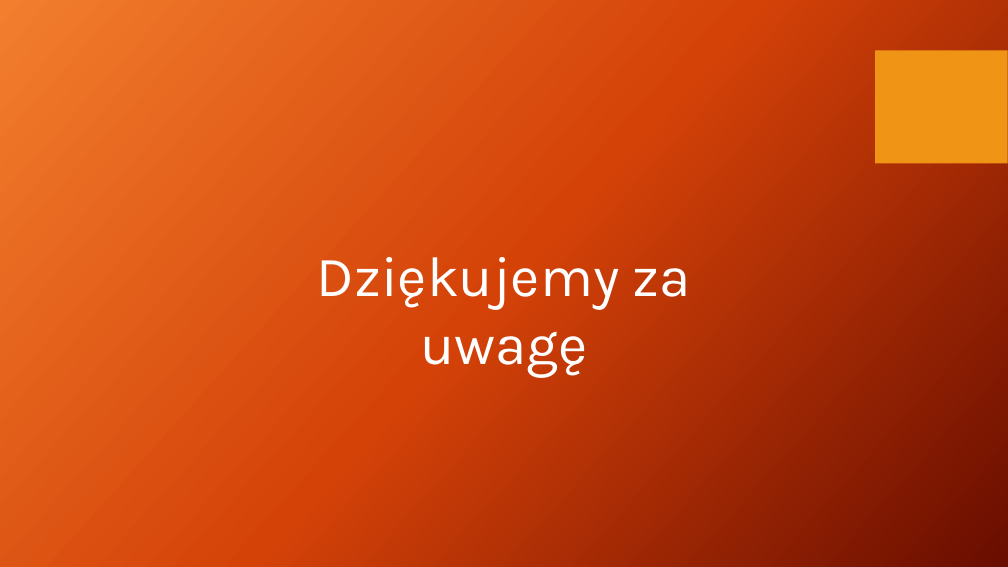
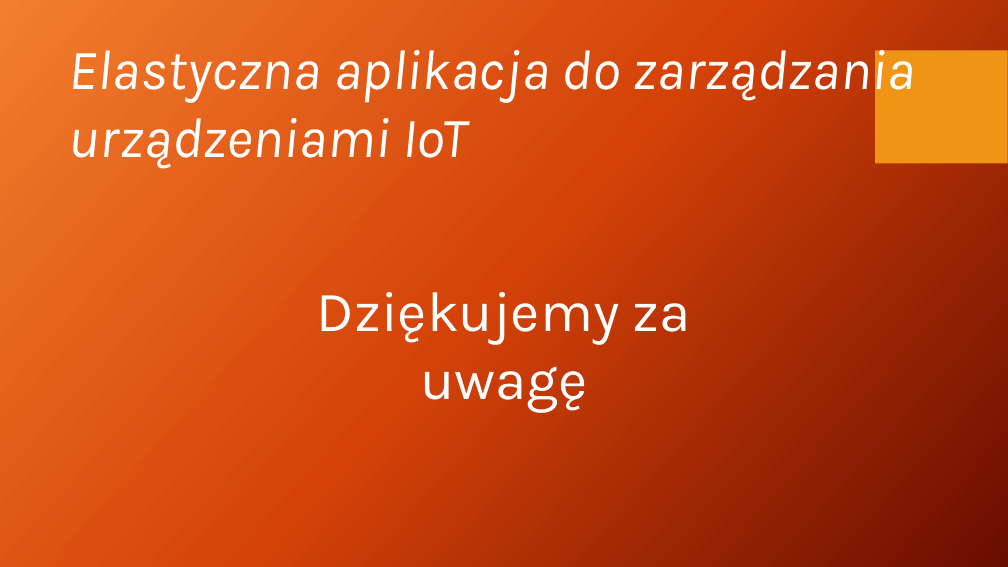
Before and after one commit to AdamStudies-PWR/ProjektZespolowyPWR, a slide deck: slide 16 of przentacja.pptx (slide 15 before the commit). Drawn at 1008x567 pixels with LibreOffice and Linux fonts; fonts in the diff are those of the drawing; background and template pictures are left out. Boxes give left, top, right and bottom in pixels: in the first picture for what was removed or moved away, otherwise in the second. Text is boxed around its words. In the diff, an @@ line names an element or a change of style, - is before the commit and + after.

```diff
--- a/przentacja.pptx
+++ b/przentacja.pptx
@@ text added at (69, 50, 915, 169), 54 pt, text #FFFFFF, italic @@
+Elastyczna aplikacja do zarządzania urządzeniami IoT
@@ text "Dziękujemy za uwagę": place and size @@
-text "Dziękujemy za uwagę" at (317, 257, 691, 378)
+text "Dziękujemy za uwagę" at (317, 292, 691, 413)
```
Also in this commit, not shown: 14 other slides changed, 1 slide added, 1 other file.
